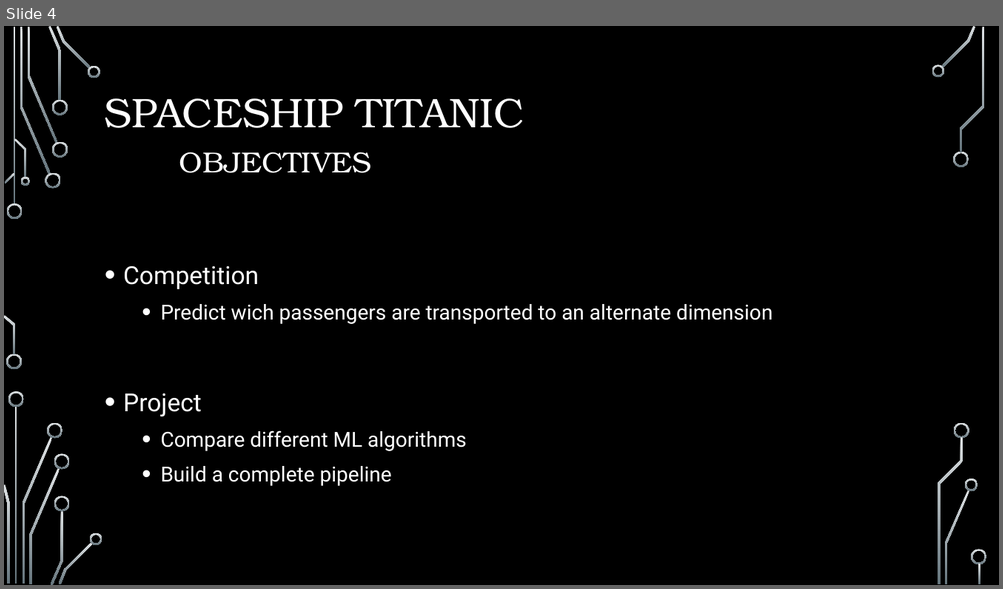
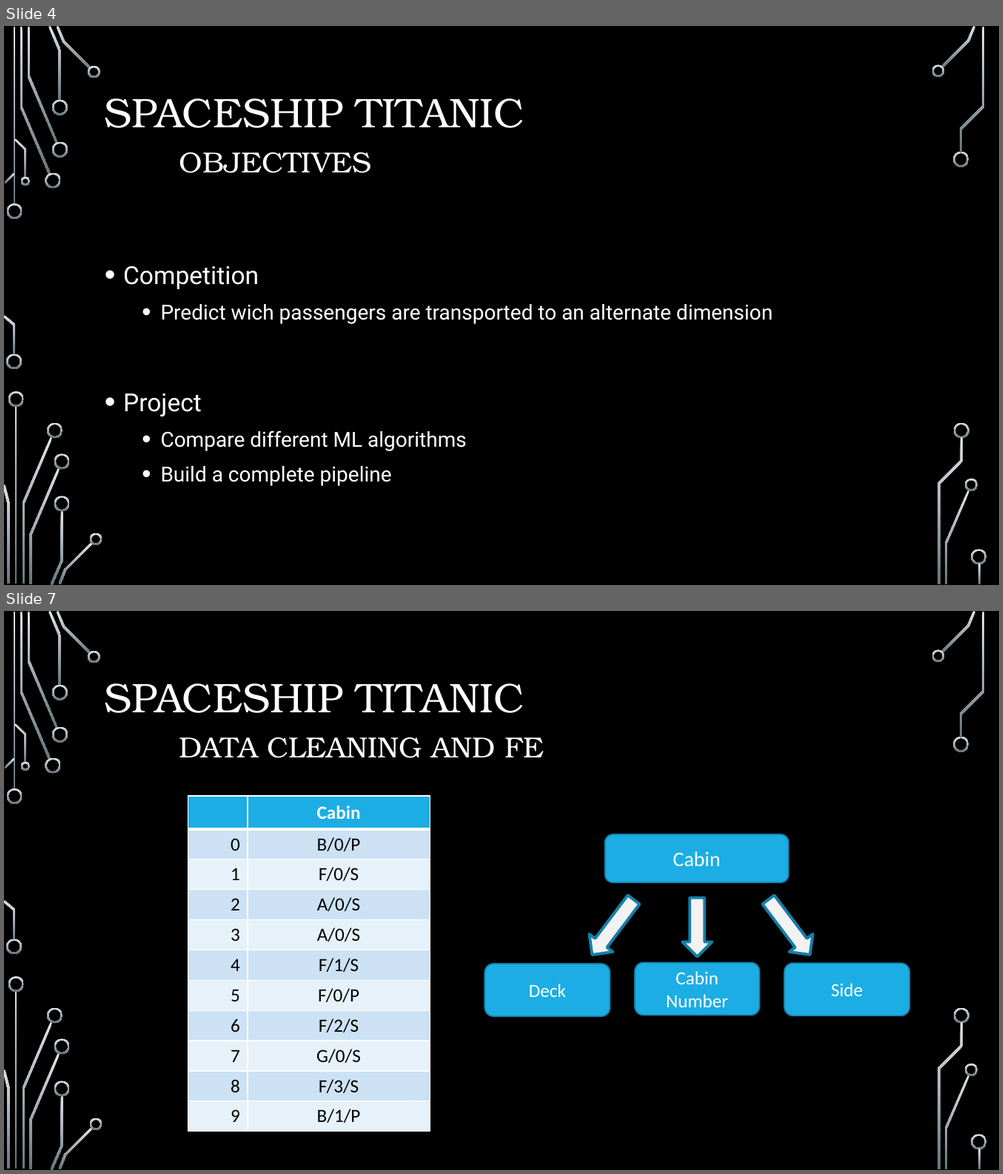
Before and after one commit to gustavossbarros/Ironhack_Final_Project_Spaceship_Titanic, a slide deck: deliverables/Final Project Presentation.pptx. Shown one above the other, each under a label of ours: slide 4 before the commit, slides 4 and 7 after it; the slides between them are not shown. The pictures are 1003x589 and 1003x1174 pixels, drawn with LibreOffice and Linux fonts; fonts in the diff are those of the drawing; background and template pictures are left out. Boxes give left, top, right and bottom in pixels: in the first picture for what was removed or moved away, otherwise in the second. Text is boxed around its words. In the diff, an @@ line names an element or a change of style, - is before the commit and + after.

```diff
--- a/deliverables/Final Project Presentation.pptx
+++ b/deliverables/Final Project Presentation.pptx
@@ slide 7 added at (x1=4, y1=611, x2=999, y2=1170), background picture (left out); not listed: 36 template elements that a slide beside it also shows @@
@@ title added at (x1=105, y1=684, x2=544, y2=758), 28 pt, text #FFFFFF @@
+SPACESHIP TITANIC
+DATA CLEANING AND FE
@@ table added at (x1=188, y1=796, x2=430, y2=1132), 11 rows, 2 columns @@
+ | Cabin
+0 | B/0/P
+1 | F/0/S
+2 | A/0/S
+3 | A/0/S
+4 | F/1/S
+5 | F/0/P
+6 | F/2/S
+7 | G/0/S
+8 | F/3/S
+9 | B/1/P
@@ rounded rectangle added at (x1=605, y1=834, x2=788, y2=883), fill #1CADE4, outline #1580A9 1.25 pt, 20 pt, text #FFFFFF @@
+Cabin
@@ down arrow added at (x1=580, y1=891, x2=646, y2=965), fill #F2F2F2, outline #1580A9 2.75 pt @@
@@ down arrow added at (x1=683, y1=898, x2=712, y2=957), fill #F2F2F2, outline #1580A9 2.75 pt @@
@@ down arrow added at (x1=756, y1=891, x2=822, y2=965), fill #F2F2F2, outline #1580A9 2.75 pt @@
@@ rounded rectangle added at (x1=484, y1=964, x2=610, y2=1017), fill #1CADE4, outline #1580A9 1.25 pt, 18 pt, text #FFFFFF @@
+Deck
@@ rounded rectangle added at (x1=634, y1=963, x2=759, y2=1016), fill #1CADE4, outline #1580A9 1.25 pt, 18 pt, text #FFFFFF @@
+Cabin
+Number
@@ rounded rectangle added at (x1=785, y1=963, x2=910, y2=1016), fill #1CADE4, outline #1580A9 1.25 pt, 18 pt, text #FFFFFF @@
+Side
```
Also in this commit, not shown: 1 slide changed, 12 other slides added, 6 slides removed.
